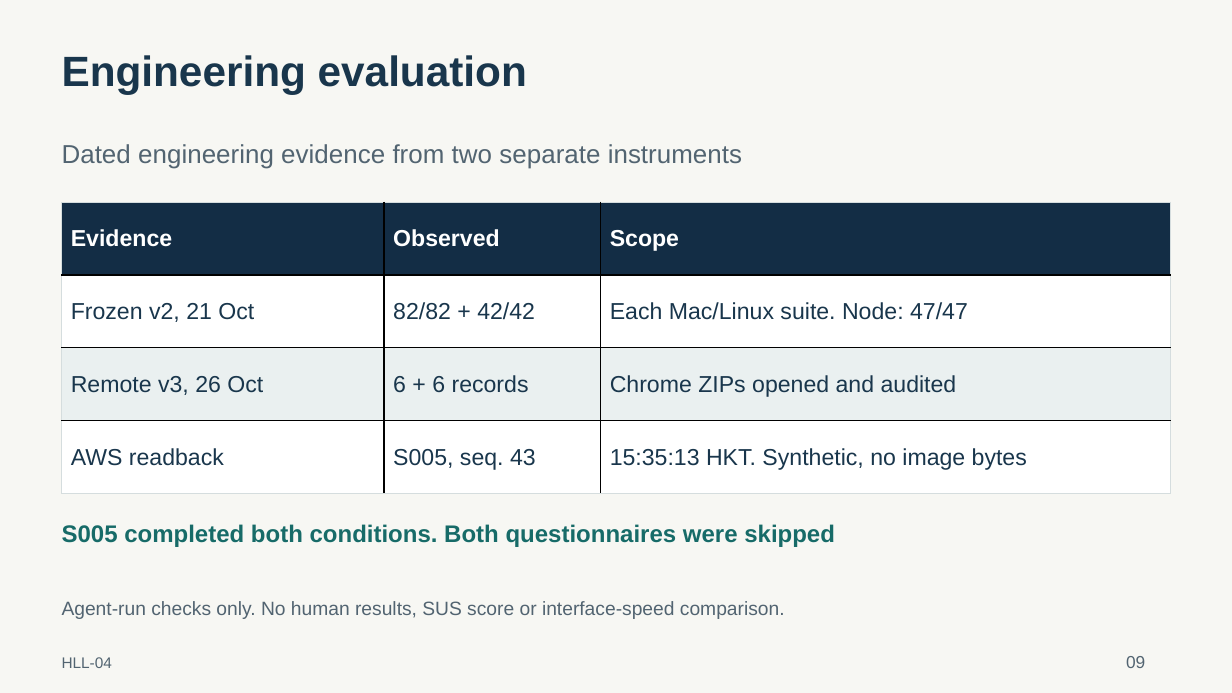
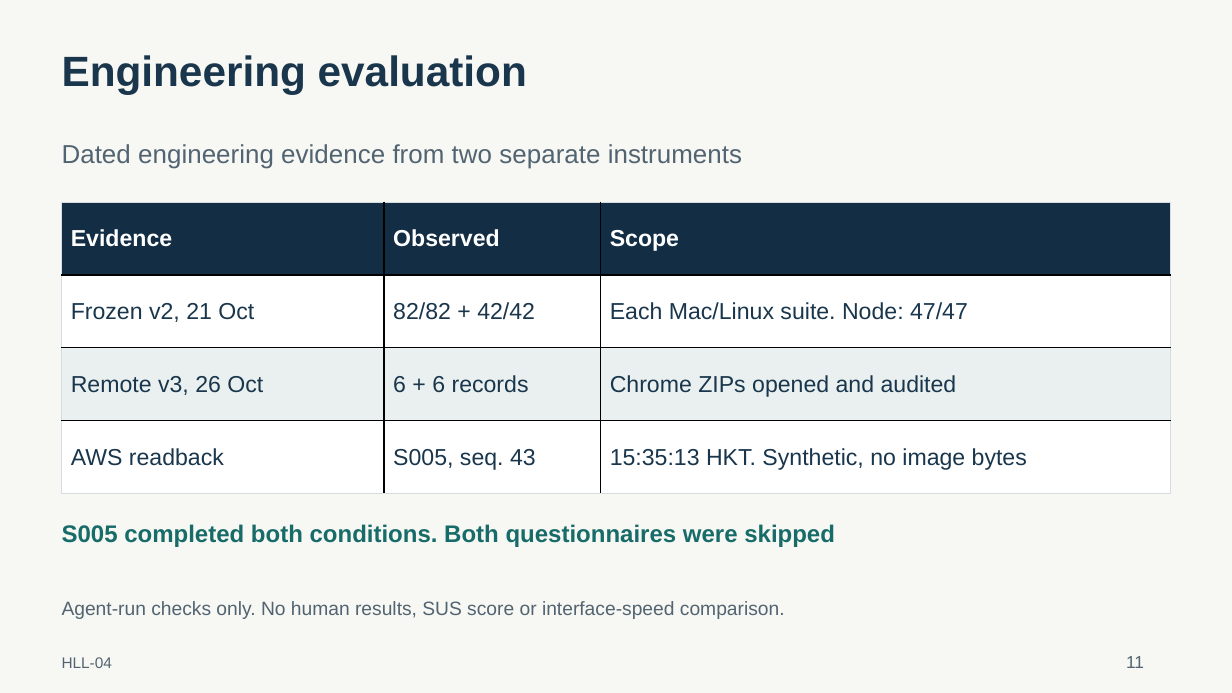
Before and after one commit to hariquasar/hll-04-capture-ui, a slide deck: slide 11 of docs/presentation/HLL-04_Presentation.pptx (slide 9 before the commit). Drawn at 1232x693 pixels with LibreOffice and Linux fonts; fonts in the diff are those of the drawing. Boxes give left, top, right and bottom in pixels: in the first picture for what was removed or moved away, otherwise in the second. Text is boxed around its words. In the diff, an @@ line names an element or a change of style, - is before the commit and + after.

```diff
--- a/docs/presentation/HLL-04_Presentation.pptx
+++ b/docs/presentation/HLL-04_Presentation.pptx
@@ text at box(1126, 656, 1144, 668): text changed @@
-09
+11
```
Also in this commit, not shown: 14 other slides changed, 2 slides added, 34 other files.
